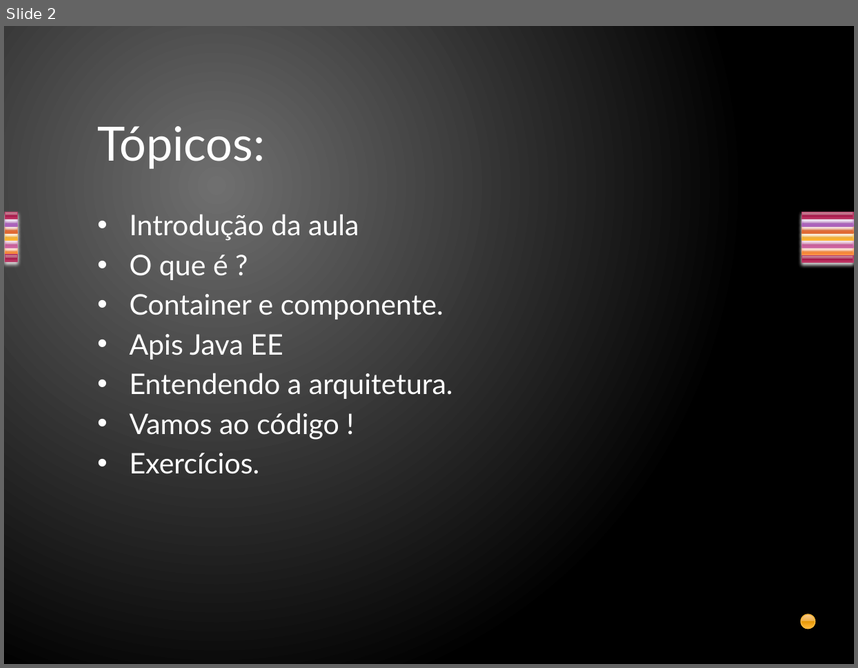
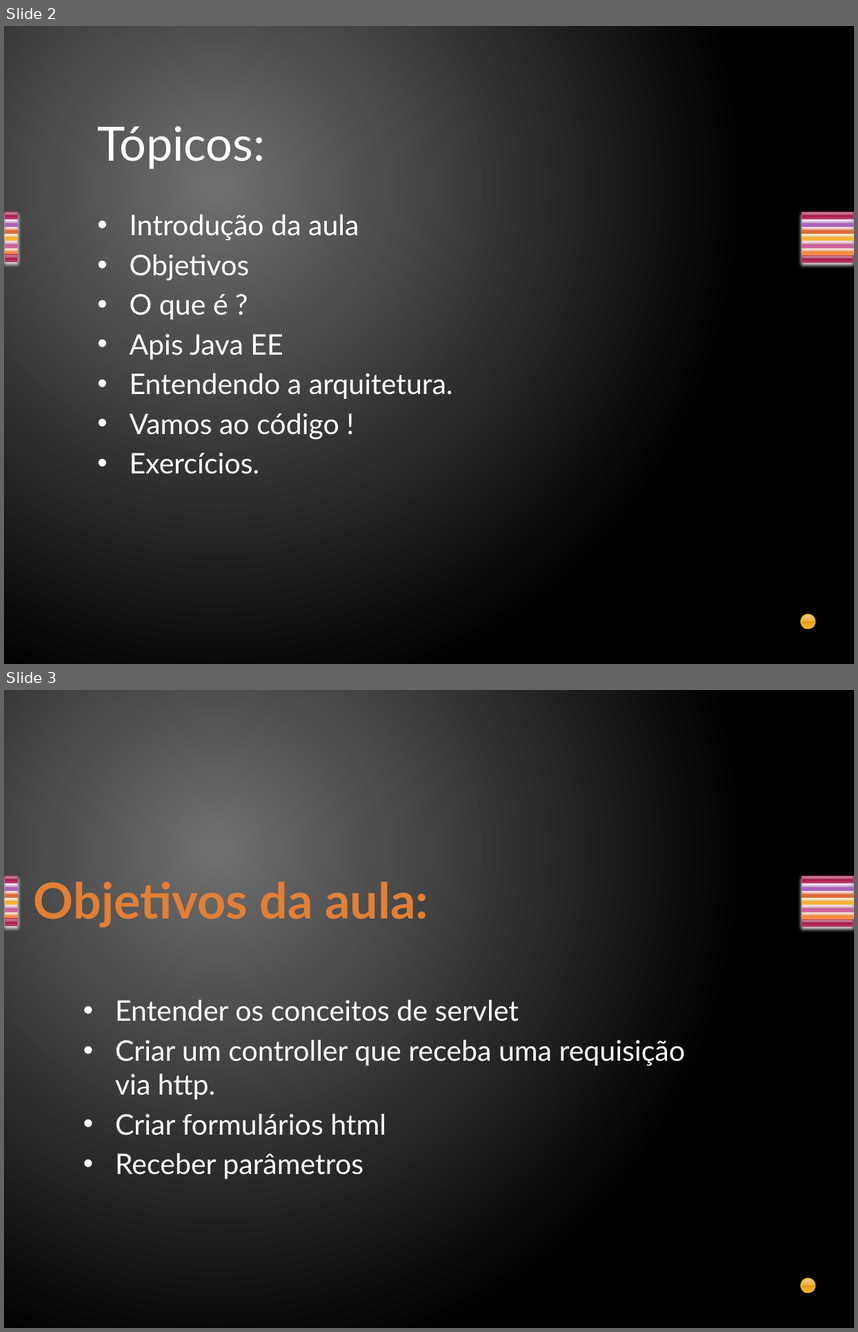
Before and after one commit to davirj9/javaAvancado, a slide deck: AulasAvancado/src/main/resources/br/com/Aula2/Servlets.pptx. Shown one above the other, each under a label of ours: slide 2 before the commit, slides 2 and 3 after it. The pictures are 858x668 and 858x1332 pixels, drawn with LibreOffice and Linux fonts; fonts in the diff are those of the drawing. Boxes give left, top, right and bottom in pixels: in the first picture for what was removed or moved away, otherwise in the second. Text is boxed around its words. In the diff, an @@ line names an element or a change of style, - is before the commit and + after.

Commit message:
Aula2.

```diff
--- a/AulasAvancado/src/main/resources/br/com/Aula2/Servlets.pptx
+++ b/AulasAvancado/src/main/resources/br/com/Aula2/Servlets.pptx
@@ slide 3 added at <box>4,690,854,1328</box>, background gradient #707070 to #000000; not listed: 15 template elements that a slide beside it also shows @@
@@ title added at <box>34,881,428,927</box>, 42 pt, text gradient #E38037 to #FA8D3D, bold @@
+Objetivos da aula:
@@ text added at <box>115,999,685,1179</box>, 24 pt, text #FFFFFF @@
+• Entender os conceitos de servlet
+• Criar um controller que receba uma requisição via http.
+• Criar formulários html
+• Receber parâmetros
@@ slide 2 changed as well @@
@@ text at <box>130,254,250,281</box>: paragraph added @@
+• Objetivos
@@ text at <box>130,294,444,319</box>: paragraph removed @@
-• Container e componente.
```
Also in this commit, not shown: 2 other slides changed, 6 other slides added, 8 slides removed, 2 other files.
